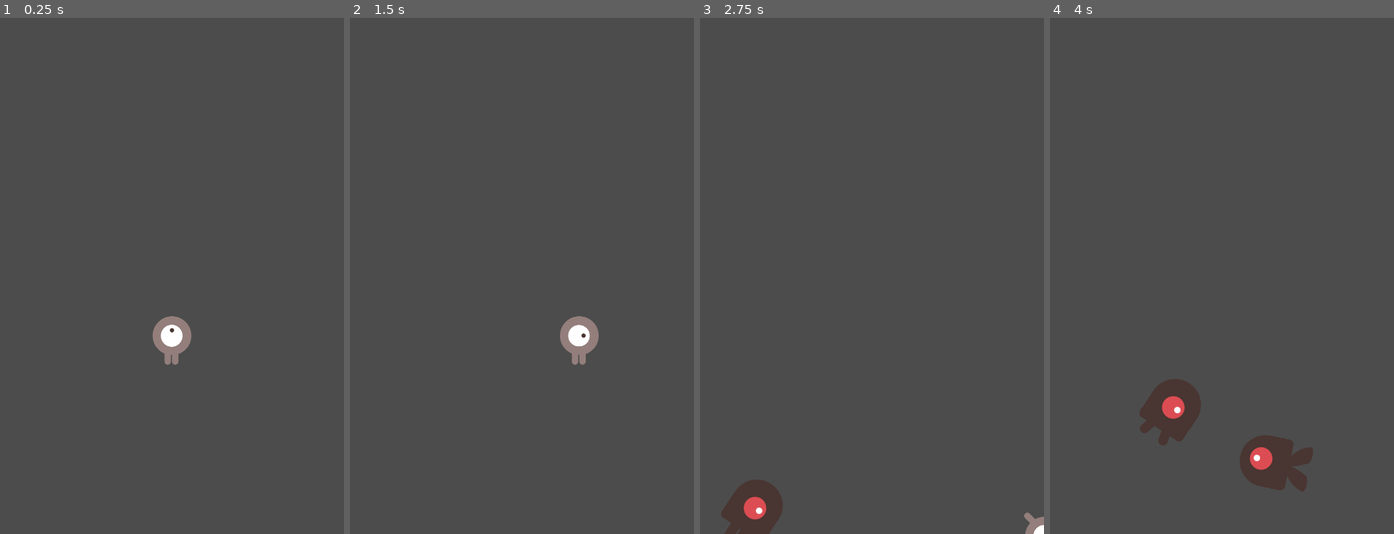
Above: before the commit, frames 1-4 (left to right).
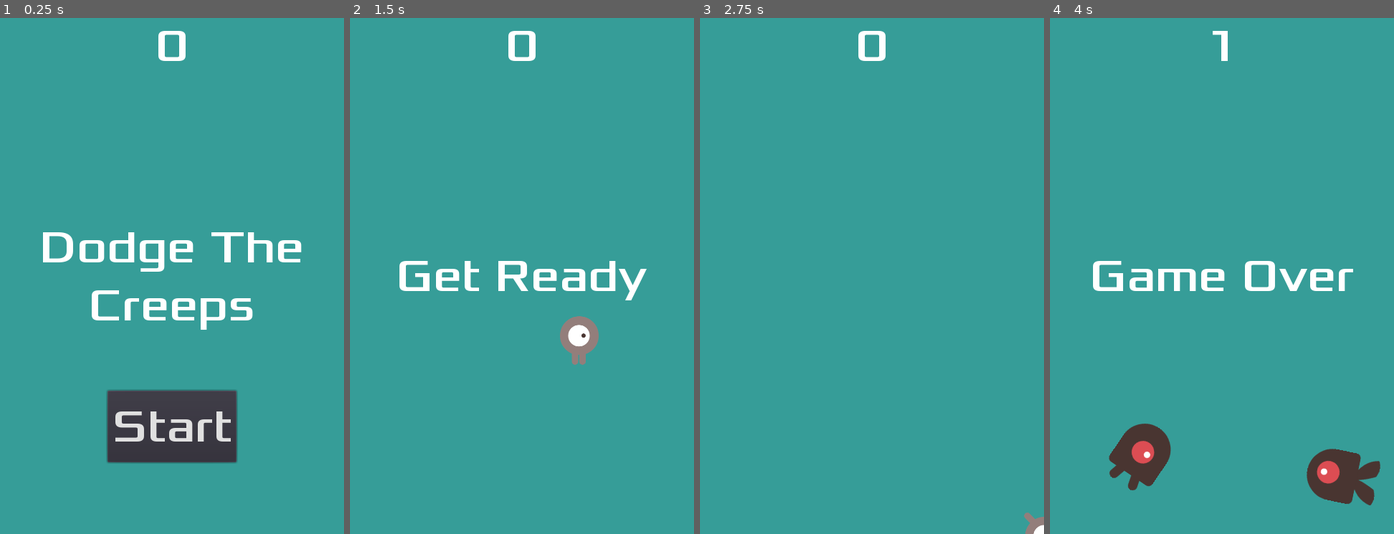
Above: after the commit, the same moments.

Repository: abcghy/GodotDemo
Game: Godot game, scene res://Main.tscn
Two runs of this game, one before a commit and one after it. Both use one fixed random seed, a clock stepped at 60 frames per second and the inputs below. Before the commit the project has no main scene; this scene is started directly in both runs.
Inputs (mouse positions are in pixels of both pictures, inside the frame that each line leads up to):
- Up to frame 1 (0.25 s): no input
- Up to frame 2 (1.5 s): click (522, 425) at 0.5 s, where only the run after the commit has a clickable "Start"; tap Enter at 1.25 s; hold Right (ui_right) from 1.28 s (still down)
- Up to frame 3 (2.75 s): release Right (ui_right) at 2.03 s; hold Down (ui_down) from 2.03 s (still down)
- Up to frame 4 (4 s): release Down (ui_down) at 2.78 s; hold Right (ui_right) 2.78-3.53 s; hold Up (ui_up) from 3.53 s (still down)

The runs differ from the first frame. In frame 1, 96% of the frame differs, in the area x 0-100%, y 0-100%; in frame 2, 99%; in frame 3, 100%; in frame 4, 100%.

Commit message:
finished the game

Diff:
--- /dev/null
+++ b/HUD.gd
@@ -0,0 +1,34 @@
+extends CanvasLayer
+
+signal start_game
+
+func show_message(text):
+	$MessageLabel.text = text
+	$MessageLabel.show()
+	$MessageTimer.start()
+
+
+func show_game_over():
+	show_message("Game Over")
+
+	yield($MessageTimer, "timeout")
+
+	$MessageLabel.text = "Dodge the\nCreeps!"
+	$MessageLabel.show()
+
+	yield(get_tree().create_timer(1), "timeout")
+
+	$StartButton.show()
+
+
+func update_score(score):
+	$ScoreLabel.text = str(score)
+
+
+func _on_MessageTimer_timeout():
+	$MessageLabel.hide()
+
+
+func _on_StartButton_pressed():
+	$StartButton.hide()
+	emit_signal("start_game")
--- a/HUD.tscn
+++ b/HUD.tscn
@@ -1,6 +1,7 @@
-[gd_scene load_steps=5 format=2]
+[gd_scene load_steps=8 format=2]
 
 [ext_resource path="res://fonts/Xolonium-Regular.ttf" type="DynamicFontData" id=1]
+[ext_resource path="res://HUD.gd" type="Script" id=2]
 
 [sub_resource type="DynamicFont" id=1]
 size = 64
@@ -14,7 +15,14 @@
 size = 64
 font_data = ExtResource( 1 )
 
+[sub_resource type="InputEventAction" id=4]
+action = "ui_select"
+
+[sub_resource type="ShortCut" id=5]
+shortcut = SubResource( 4 )
+
 [node name="CanvasLayer" type="CanvasLayer"]
+script = ExtResource( 2 )
 
 [node name="ScoreLabel" type="Label" parent="."]
 anchor_right = 1.0
@@ -51,9 +59,14 @@
 margin_right = 90.0
 margin_bottom = -100.0
 custom_fonts/font = SubResource( 3 )
+shortcut = SubResource( 5 )
 text = "Start"
 __meta__ = {
 "_edit_use_anchors_": false
 }
 
 [node name="MessageTimer" type="Timer" parent="."]
+wait_time = 2.0
+one_shot = true
+[connection signal="pressed" from="StartButton" to="." method="_on_StartButton_pressed"]
+[connection signal="timeout" from="MessageTimer" to="." method="_on_MessageTimer_timeout"]
--- a/Main.gd
+++ b/Main.gd
@@ -5,17 +5,24 @@
 
 func _ready():
 	randomize()
-	new_game()
 
 func game_over():
 	print("结束")
 	$ScoreTimer.stop()
 	$MobTimer.stop()
+	$HUD.show_game_over()
+
+	$Music.stop()
+	$DeathSound.play()
 
 func new_game():
 	score = 0
 	$Player.start($StartPosition.position)
 	$StartTimer.start()
+	$HUD.update_score(score)
+	$HUD.show_message("Get Ready")
+
+	$Music.play()
 
 
 func _on_MobTimer_timeout():
@@ -31,9 +38,12 @@
 	mob.linear_velocity = Vector2(rand_range(mob.min_speed, mob.max_speed), 0)
 	mob.linear_velocity = mob.linear_velocity.rotated(direction)
 
+	$HUD.connect("start_game", mob, "_on_start_game")
+
 
 func _on_ScoreTimer_timeout():
 	score += 1
+	$HUD.update_score(score)
 	print("分数：", score)
 
 
--- a/Main.tscn
+++ b/Main.tscn
@@ -1,8 +1,11 @@
-[gd_scene load_steps=5 format=2]
+[gd_scene load_steps=8 format=2]
 
 [ext_resource path="res://Player.tscn" type="PackedScene" id=1]
 [ext_resource path="res://Main.gd" type="Script" id=2]
 [ext_resource path="res://Mob.tscn" type="PackedScene" id=3]
+[ext_resource path="res://HUD.tscn" type="PackedScene" id=4]
+[ext_resource path="res://art/gameover.wav" type="AudioStream" id=5]
+[ext_resource path="res://art/House In a Forest Loop.ogg" type="AudioStream" id=6]
 
 [sub_resource type="Curve2D" id=1]
 _data = {
@@ -12,6 +15,14 @@
 [node name="Main" type="Node2D"]
 script = ExtResource( 2 )
 Mob = ExtResource( 3 )
+
+[node name="ColorRect" type="ColorRect" parent="."]
+margin_right = 480.0
+margin_bottom = 720.0
+color = Color( 0.215686, 0.619608, 0.6, 1 )
+__meta__ = {
+"_edit_use_anchors_": false
+}
 
 [node name="Player" parent="." instance=ExtResource( 1 )]
 
@@ -31,7 +42,16 @@
 curve = SubResource( 1 )
 
 [node name="MobSpawnLocation" type="PathFollow2D" parent="MobPath"]
+
+[node name="HUD" parent="." instance=ExtResource( 4 )]
+
+[node name="Music" type="AudioStreamPlayer2D" parent="."]
+stream = ExtResource( 6 )
+
+[node name="DeathSound" type="AudioStreamPlayer2D" parent="."]
+stream = ExtResource( 5 )
 [connection signal="hit" from="Player" to="." method="game_over"]
 [connection signal="timeout" from="MobTimer" to="." method="_on_MobTimer_timeout"]
 [connection signal="timeout" from="ScoreTimer" to="." method="_on_ScoreTimer_timeout"]
 [connection signal="timeout" from="StartTimer" to="." method="_on_StartTimer_timeout"]
+[connection signal="start_game" from="HUD" to="." method="new_game"]
--- a/Mob.gd
+++ b/Mob.gd
@@ -11,3 +11,7 @@
 
 func _on_Visibility_screen_exited():
 	queue_free()
+
+
+func _on_start_game():
+	queue_free()
--- a/Panel.gd
+++ b/Panel.gd
@@ -7,7 +7,7 @@
 
 func _ready():
 	screen_size = get_viewport_rect().size
-	#hide()
+	hide()
 
 func _process(delta):
 	var velocity = Vector2()
--- a/project.godot
+++ b/project.godot
@@ -16,6 +16,7 @@
 [application]
 
 config/name="Godot-demo"
+run/main_scene="res://Main.tscn"
 config/icon="res://icon.png"
 
 [display]
Not shown, added: art/House In a Forest Loop.ogg.import
Not shown, added: art/gameover.wav.import
Not shown, added: art/House In a Forest Loop.ogg
Not shown, added: art/gameover.wav
